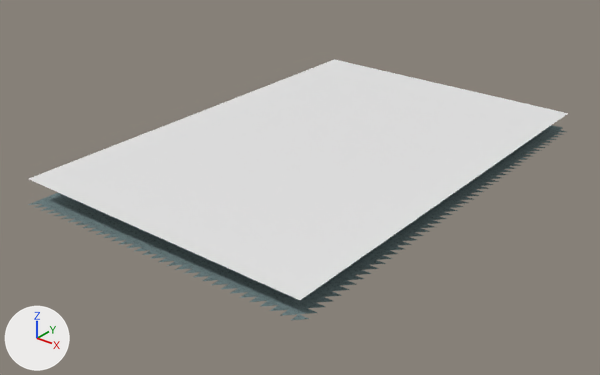
What one commit did to the glTF model eloria-assets/maps/continent-v2/hornmere/client/chunks/00_07/world.glb.
One viewpoint serves both versions: a 50 mm lens placed at (-827.5, 107.9, 66.3), pointed at (-925.0, 229.7, -9.2). The lights are fixed; the arrows at lower left show +X, +Y and +Z. The older version comes first. Where no turn or scale is listed for an object, it has been applied to the vertices. Vertices at exactly the same position are counted once.

Before the edit, the objects in view are built like this:
```python
me_authoredground_hornmerebase_hornmere_00_07 = bpy.data.meshes.new('AuthoredGround_hornmereBase_hornmere_00_07')
me_authoredground_hornmerebase_hornmere_00_07.from_pydata(...)  # 1697 vertices, 3120 faces; spans x 621.0..687.0, y -5631.0..-5533.0, z -5.7..-3.3
me_authoredground_hornmerebase_hornmere_00_07.materials.append(mat_authored_hornmerebase)
me_water_hornmere_00_07 = bpy.data.meshes.new('Water_hornmere_00_07')
me_water_hornmere_00_07.from_pydata([(621.0, -5534.0, 0.0), (621.0, -5630.0, 0.0), (686.0, -5534.0, 0.0), (686.0, -5630.0, 0.0)], [], [(0, 1, 2), (2, 1, 3)])
me_water_hornmere_00_07.materials.append(mat_water_sea)  # its picture is missing
ob_authoredground_hornmerebase_hornmere_00_07 = bpy.data.objects.new('AuthoredGround_hornmereBase_hornmere_00_07', me_authoredground_hornmerebase_hornmere_00_07)
ob_authoredground_hornmerebase_hornmere_00_07.location = (-1576.0, 5816.0, 0.0)
ob_water_hornmere_00_07 = bpy.data.objects.new('Water_hornmere_00_07', me_water_hornmere_00_07)
ob_water_hornmere_00_07.location = (-1576.0, 5816.0, 0.0)
```
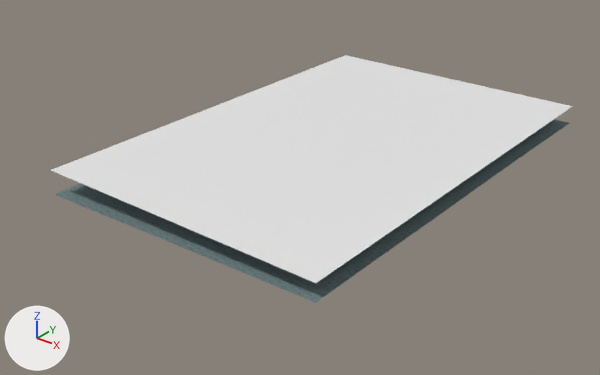
Boxes (x1, y1, x2, y2) around the edits, measured in the pictures (600 x 375 px; the box of a moved part takes in the faces that stretch with it):
'Water_hornmere_00_07', reshaped: before (29, 59, 568, 300); after (51, 55, 573, 283)
'AuthoredGround_hornmereBase_hornmere_00_07', reshaped (mostly hidden): before (29, 126, 566, 320); after (54, 119, 569, 303)
'Terrain_hornmere_00_07', moved (mostly hidden): before (551, 125, 563, 128); after (61, 152, 528, 291)
part 3 of me_authoredground_hornmerebase_hornmere_00_07, moved or reshaped (mostly hidden afterwards): before (29, 130, 566, 320); after (545, 119, 569, 128)

What changed in the scene script:
```text
Change me_terrain_hornmere_00_07:
    used by ob_terrain_hornmere_00_07; location = (-1576.0, 5816.0, 0.0)
    remove me_terrain_hornmere_00_07.from_pydata(...)  # 1617 vertices, 3072 faces; spans x 621.0..685.0, y -5629.0..-5533.0, z -5.7..-3.4
    add me_terrain_hornmere_00_07.from_pydata(...)  # 1617 vertices, 3072 faces; spans x 621.0..685.0, y -5625.0..-5529.0, z -5.7..-3.4
    me_terrain_hornmere_00_07 part 1: the whole mesh is moved by (0.0, 4.0, 0.0)
Change me_water_hornmere_00_07:
    used by ob_water_hornmere_00_07; location = (-1576.0, 5816.0, 0.0)
    remove me_water_hornmere_00_07.from_pydata(...)  # 4 vertices, 2 faces; spans x 621.0..686.0, y -5630.0..-5534.0, z 0.0
    add me_water_hornmere_00_07.from_pydata(...)  # 4 vertices, 2 faces; spans x 621.0..685.0, y -5625.0..-5529.0, z 0.0
    me_water_hornmere_00_07 part 2
    me_water_hornmere_00_07.vertices[0].co: (621.0, -5534.0, 0.0) -> (621.0, -5529.0, 0.0)  # pixel (334, 59) -> pixel (345, 55)
    me_water_hornmere_00_07.vertices[1].co: (621.0, -5630.0, 0.0) -> (621.0, -5625.0, 0.0)  # pixel (27, 178) -> pixel (50, 170)
    me_water_hornmere_00_07.vertices[2].co: (686.0, -5534.0, 0.0) -> (685.0, -5529.0, 0.0)  # pixel (568, 113) -> pixel (572, 106)
    me_water_hornmere_00_07.vertices[3].co: (686.0, -5630.0, 0.0) -> (685.0, -5625.0, 0.0)  # pixel (300, 300) -> pixel (315, 283)
Change me_authoredground_hornmerebase_hornmere_00_07:
    used by ob_authoredground_hornmerebase_hornmere_00_07; location = (-1576.0, 5816.0, 0.0)
    remove me_authoredground_hornmerebase_hornmere_00_07.from_pydata(...)  # 1697 vertices, 3120 faces; spans x 621.0..687.0, y -5631.0..-5533.0, z -5.7..-3.3
    add me_authoredground_hornmerebase_hornmere_00_07.from_pydata(...)  # 1617 vertices, 3072 faces; spans x 621.0..685.0, y -5625.0..-5529.0, z -5.7..-3.4
    me_authoredground_hornmerebase_hornmere_00_07 part 3
    147 vertices are removed from x 621.0..687.0, y -5631.0..-5535.0, z -5.1..-3.3
    208 faces are deleted
    1 vertex is added at (621.0, -5529.0, -5.7)
    24 new vertices lie (0.0, 2.0, 0.0) away from vertices in x 621.0..685.0, y -5535.0..-5533.0, z -5.7..-4.0
    29 new vertices lie (2.0, 2.0, 0.0) away from vertices in x 621.0..683.0, y -5533.0..-5531.0, z -5.7..-4.0
    13 new vertices lie (0.0, 2.0, 0.0) away from vertices in x 621.0..681.0, y -5533.0..-5531.0, z -5.7..-4.1
    160 new faces join them
```
